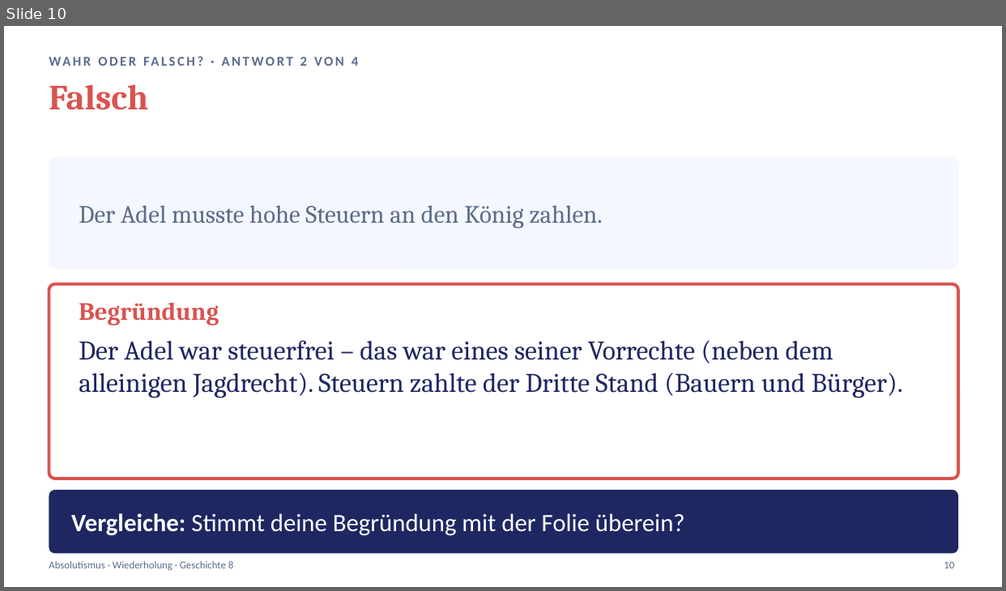
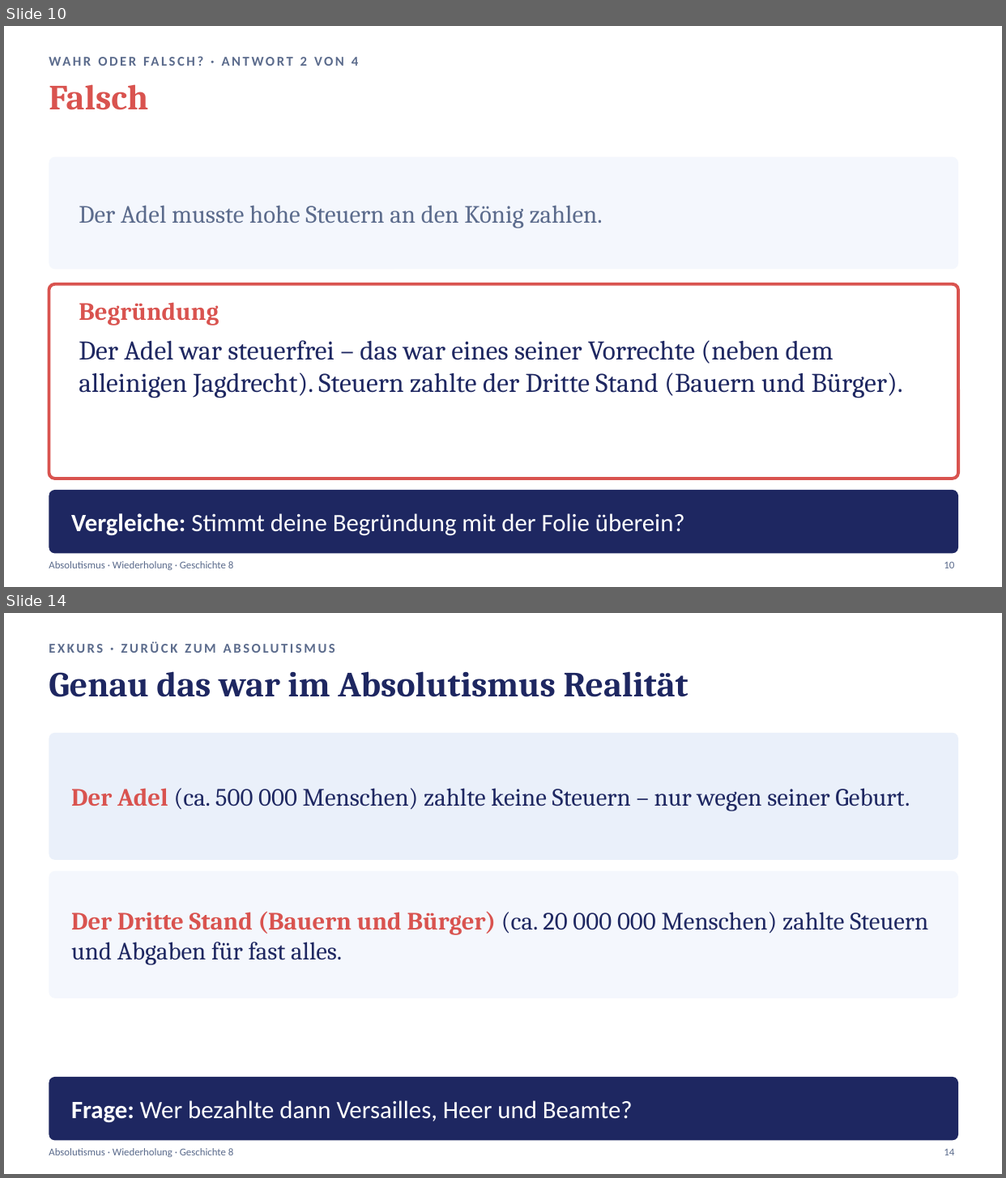
Before and after one commit to golzkonstantin-gif/Schule, a slide deck: Geschichte_8/Absolutismus_Wiederholung/Praesentation_Absolutismus_Wiederholung.pptx. Shown one above the other, each under a label of ours: slide 10 before the commit, slides 10 and 14 after it; the slides between them are not shown. The pictures are 1006x591 and 1006x1178 pixels, drawn with LibreOffice and Linux fonts; fonts in the diff are those of the drawing. Boxes give left, top, right and bottom in pixels: in the first picture for what was removed or moved away, otherwise in the second. Text is boxed around its words. In the diff, an @@ line names an element or a change of style, - is before the commit and + after.

```diff
--- a/Geschichte_8/Absolutismus_Wiederholung/Praesentation_Absolutismus_Wiederholung.pptx
+++ b/Geschichte_8/Absolutismus_Wiederholung/Praesentation_Absolutismus_Wiederholung.pptx
@@ slide 14 added at box(4, 613, 1002, 1174), background #FFFFFF @@
@@ text added at box(49, 641, 335, 653), 13 pt, text #5B6B8C, bold @@
+EXKURS · ZURÜCK ZUM ABSOLUTISMUS
@@ text added at box(49, 671, 688, 697), 34 pt, text #1E2761, bold @@
+Genau das war im Absolutismus Realität
@@ rounded rectangle added at box(49, 733, 958, 860), fill #EAF0FA @@
@@ text added at box(71, 788, 910, 811), 24 pt, text #1E2761 @@
+Der Adel (ca. 500 000 Menschen) zahlte keine Steuern – nur wegen seiner Geburt.
@@ rounded rectangle added at box(49, 871, 958, 999), fill #F4F7FD @@
@@ text added at box(71, 911, 928, 965), 24 pt, text #1E2761 @@
+Der Dritte Stand (Bauern und Bürger) (ca. 20 000 000 Menschen) zahlte Steuern und Abgaben für fast alles.
@@ rounded rectangle added at box(49, 1077, 958, 1141), fill #1E2761 @@
@@ text added at box(71, 1101, 633, 1123), 24 pt, text #FFFFFF @@
+Frage: Wer bezahlte dann Versailles, Heer und Beamte?
@@ text added at box(49, 1148, 233, 1157), 10 pt, text #5B6B8C @@
+Absolutismus · Wiederholung · Geschichte 8
@@ text added at box(944, 1149, 954, 1156), 10 pt, text #5B6B8C @@
+14
```
Also in this commit, not shown: 8 slides changed, 3 other slides added, 3 other files.
